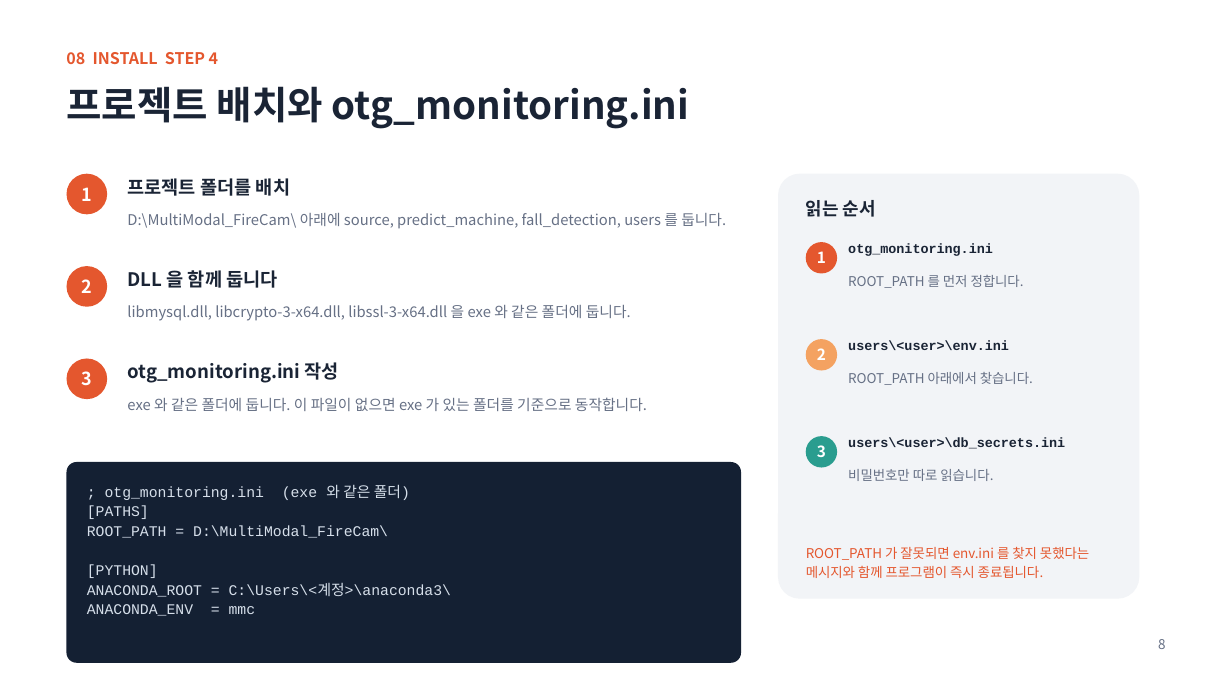
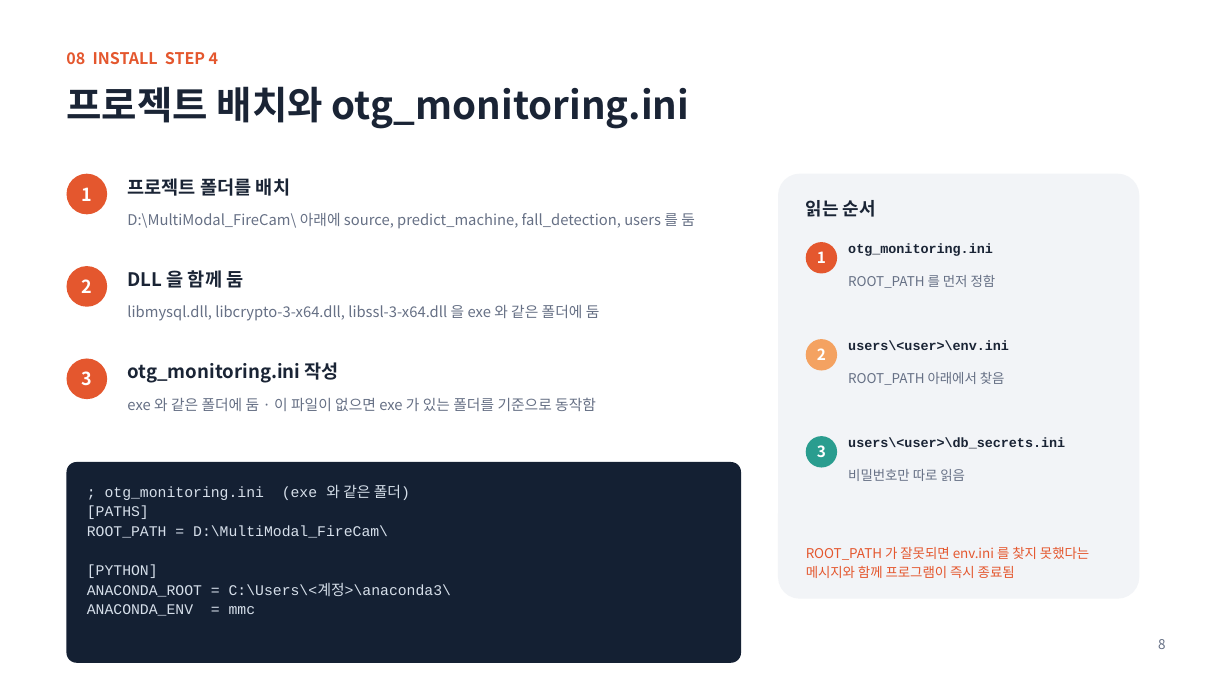
Before and after one commit to oskwon65/MultiModal_FireCam, a slide deck: slide 9 of 멀티모달_화재감지_분석서버_설치매뉴얼.pptx. Drawn at 1232x693 pixels with LibreOffice and Linux fonts; fonts in the diff are those of the drawing. Boxes give left, top, right and bottom in pixels: in the first picture for what was removed or moved away, otherwise in the second. Text is boxed around its words. In the diff, an @@ line names an element or a change of style, - is before the commit and + after.

```diff
--- a/멀티모달_화재감지_분석서버_설치매뉴얼.pptx
+++ b/멀티모달_화재감지_분석서버_설치매뉴얼.pptx
@@ text at (127, 213, 695, 229): text changed @@
-D:\MultiModal_FireCam\ 아래에 source, predict_machine, fall_detection, users 를 둡니다.
+D:\MultiModal_FireCam\ 아래에 source, predict_machine, fall_detection, users 를 둠
@@ text at (127, 270, 243, 288): text changed @@
-DLL 을 함께 둡니다
+DLL 을 함께 둠
@@ text at (848, 275, 996, 288): text changed @@
-ROOT_PATH 를 먼저 정합니다.
+ROOT_PATH 를 먼저 정함
@@ text at (127, 305, 600, 321): text changed @@
-libmysql.dll, libcrypto-3-x64.dll, libssl-3-x64.dll 을 exe 와 같은 폴더에 둡니다.
+libmysql.dll, libcrypto-3-x64.dll, libssl-3-x64.dll 을 exe 와 같은 폴더에 둠
@@ text at (848, 372, 1005, 385): text changed @@
-ROOT_PATH 아래에서 찾습니다.
+ROOT_PATH 아래에서 찾음
@@ text at (127, 398, 596, 411): text changed @@
-exe 와 같은 폴더에 둡니다. 이 파일이 없으면 exe 가 있는 폴더를 기준으로 동작합니다.
+exe 와 같은 폴더에 둠 · 이 파일이 없으면 exe 가 있는 폴더를 기준으로 동작함
@@ text at (848, 469, 965, 481): text changed @@
-비밀번호만 따로 읽습니다.
+비밀번호만 따로 읽음
@@ text at (806, 547, 1089, 578): text changed @@
-ROOT_PATH 가 잘못되면 env.ini 를 찾지 못했다는 메시지와 함께 프로그램이 즉시 종료됩니다.
+ROOT_PATH 가 잘못되면 env.ini 를 찾지 못했다는 메시지와 함께 프로그램이 즉시 종료됨
```
Also in this commit, not shown: 31 other slides changed, 5 slides added, 50 other files.
